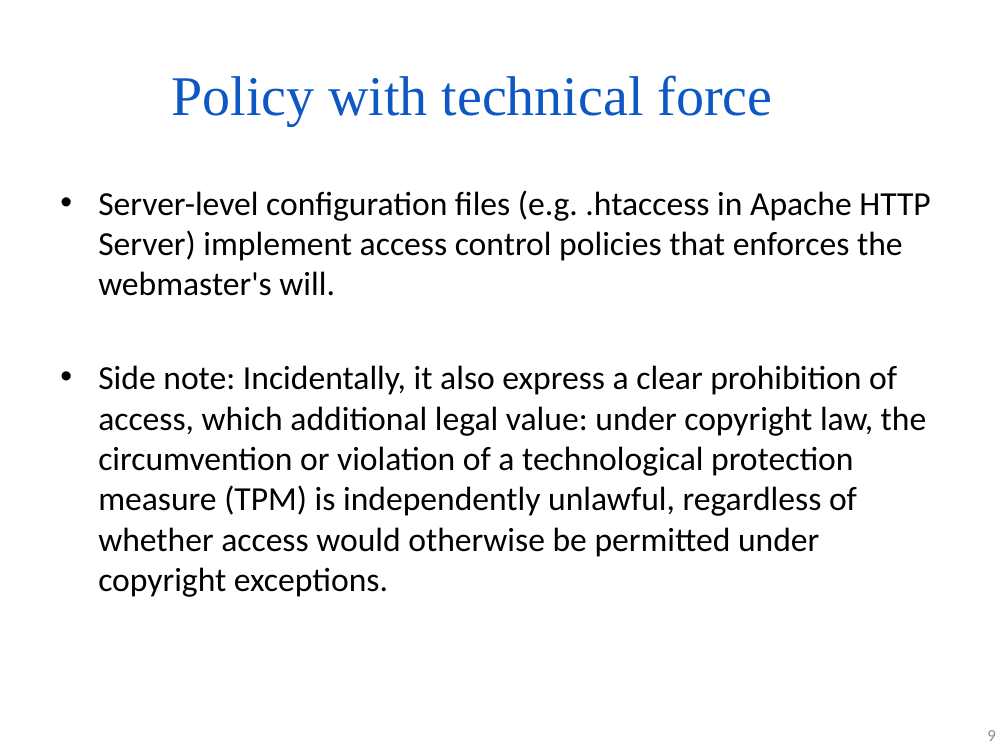
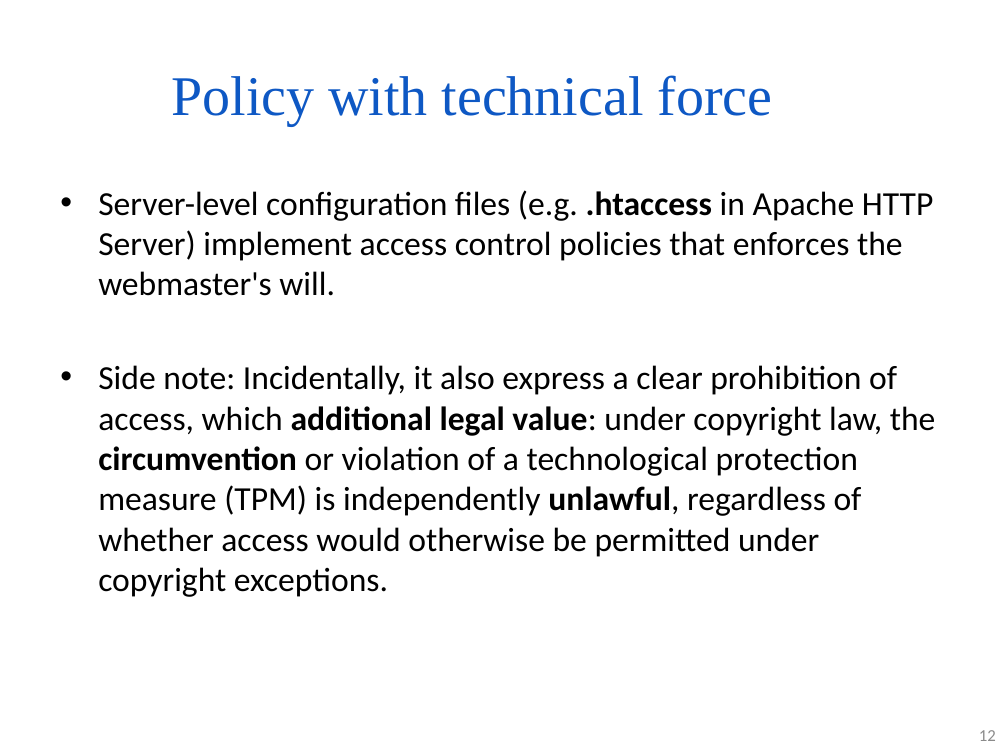
Before and after one commit to PoTr-KNoWS/odrl-tutorial, a slide deck: slide 12 of presentations/2026.05.10 Introduction to policies, policy languages and ODRL (Víctor).pptx (slide 9 before the commit). Drawn at 1008x756 pixels with LibreOffice and Linux fonts; fonts in the diff are those of the drawing; background and template pictures are left out. Boxes give left, top, right and bottom in pixels: in the first picture for what was removed or moved away, otherwise in the second. Text is boxed around its words. In the diff, an @@ line names an element or a change of style, - is before the commit and + after.

```diff
--- a/presentations/2026.05.10 Introduction to policies, policy languages and ODRL (Víctor).pptx
+++ b/presentations/2026.05.10 Introduction to policies, policy languages and ODRL (Víctor).pptx
@@ text "Server-level configuration files (e.g. .htaccess ..." at [98, 190, 936, 597]: bold on in ".htaccess", "additional legal value: circumvention unlawful," @@
@@ page number at [979, 730, 996, 741]: text changed @@
-9
+12
```
Also in this commit, not shown: 15 other slides changed, 40 slides added, 2 slides removed.
